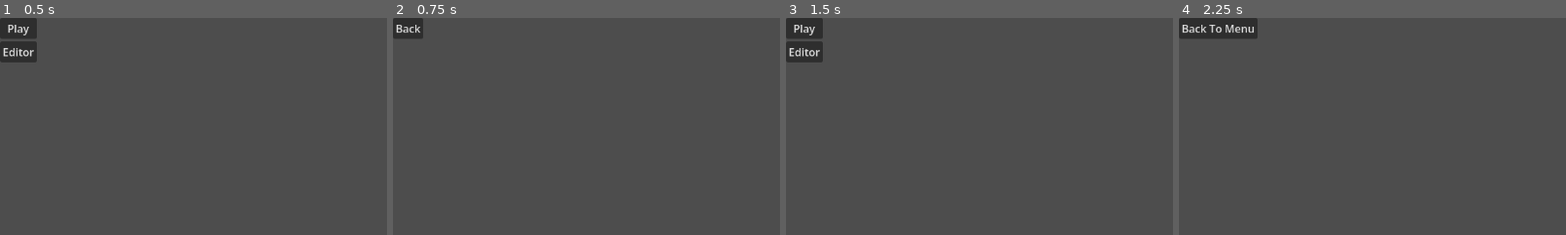
Above: before the commit, frames 1-4 (left to right).
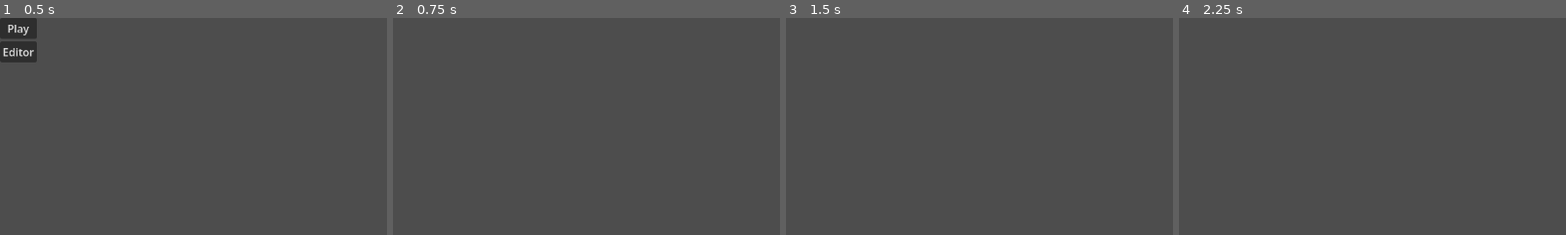
Above: after the commit, the same moments.

Repository: JoshDean599/12DI-Josh-Dean
Game: Godot game, scene res://Scenes/game_handler.tscn
Two runs of this game, one before a commit and one after it. Both use one fixed random seed, a clock stepped at 60 frames per second and the inputs below. The engine's default icon, where the game draws it, is replaced by a stand-in: a white triangle on a blue panel in a dark square.
Inputs (mouse positions are % of the whole screen's width and height, from its top left):
- Up to frame 1 (0.5 s): no input
- Up to frame 2 (0.75 s): click "Editor" at 0.5 s
- Up to frame 3 (1.5 s): click (2, 2) at 1.25 s, where only the run before the commit has a clickable "Back"
- Up to frame 4 (2.25 s): click (2, 2) at 2 s, where only the run before the commit has a clickable "Play"
The pictures show only the part of the screen within x 0-50%, y 0-50%; the shares and areas given below are measured in that part.

Frame 1 is identical in both runs. In frame 2, 0.7% of the frame differs, in the area x 0-8%, y 0-10%; in frame 3, 1.7%; in frame 4, 1.7%, in the area x 0-21%, y 0-10%.

Commit message:
4_21_26

Diff:
--- /dev/null
+++ b/rhythm-game-project/Scenes/Objects/editor_note.gd
@@ -0,0 +1,59 @@
+extends Sprite2D
+
+const GRID_SIZE: Vector2 = Vector2(100, 100)
+var dragging = false
+var draggedOffset = Vector2.ZERO #Offset
+
+const doubleClickThreshold = 0.2
+var lastClickTime = 0.0
+@onready var clickTimer = $ClickDetector/Timer
+
+var noteType: int = 1
+var noteTypes = 1
+
+var GridLockKeyPress = false
+func _unhandled_input(event: InputEvent) -> void:
+	if event is InputEventKey:
+		GridLockKeyPress = event.keycode == KEY_SPACE
+
+func _process(_delta: float) -> void:
+	if dragging:
+		if GridLockKeyPress:
+			position = (get_global_mouse_position() - draggedOffset).snapped(GRID_SIZE)
+		else:
+			position = get_global_mouse_position() - draggedOffset
+		var intName = int(name)
+		if intName > 1:
+			var lowerNote = get_parent().get_node(str(intName - 1))
+			if lowerNote && position.x < lowerNote.position.x:
+				var newName = lowerNote.name
+				lowerNote.name = "PlaceHolderName"
+				name = newName
+				lowerNote.name = name
+		if intName < get_parent().get_children().size():
+			var upperNote = get_parent().get_node(str(intName + 1))
+			if upperNote && position.x > upperNote.position.x:
+				var newName = name
+				name = "PlaceHolderName"
+				upperNote.name = newName
+				name = upperNote.name
+
+func _on_click_detector_button_down() -> void:
+	dragging = true
+	draggedOffset  = get_global_mouse_position() - global_position
+
+	var currentTime = Time.get_ticks_msec() / 1000.0
+	if currentTime - lastClickTime <= doubleClickThreshold:
+		clickTimer.stop()
+		change_note_type()
+	else:
+		clickTimer.start(doubleClickThreshold)
+	lastClickTime = currentTime
+
+func _on_click_detector_button_up() -> void:
+	dragging = false
+
+func change_note_type() -> void:
+	noteType += 1
+	if noteType > noteTypes:
+		noteType = 1
--- /dev/null
+++ b/rhythm-game-project/Scenes/Objects/editor_note.tscn
@@ -0,0 +1,20 @@
+[gd_scene format=3 uid="uid://b1yqo56kgieyn"]
+
+[ext_resource type="Texture2D" uid="uid://43s0ilqd1cce" path="res://icon.svg" id="1_2tup1"]
+[ext_resource type="Script" uid="uid://bm038u73d51nl" path="res://Scenes/Objects/editor_note.gd" id="2_mygmu"]
+
+[node name="EditorNote" type="Sprite2D" unique_id=1017318853]
+texture = ExtResource("1_2tup1")
+script = ExtResource("2_mygmu")
+
+[node name="ClickDetector" type="Button" parent="." unique_id=1928441587]
+self_modulate = Color(1, 1, 1, 0)
+offset_left = -64.0
+offset_top = -64.0
+offset_right = 64.0
+offset_bottom = 64.0
+
+[node name="Timer" type="Timer" parent="ClickDetector" unique_id=900252859]
+
+[connection signal="button_down" from="ClickDetector" to="." method="_on_click_detector_button_down"]
+[connection signal="button_up" from="ClickDetector" to="." method="_on_click_detector_button_up"]
--- a/rhythm-game-project/Scenes/Objects/menu_button.gd
+++ b/rhythm-game-project/Scenes/Objects/menu_button.gd
@@ -5,16 +5,6 @@
 @export var scene = ""
 @export var song = ""
 
-# Called when the node enters the scene tree for the first time.
-func _ready() -> void:
-	pass # Replace with function body.
-
-
-# Called every frame. 'delta' is the elapsed time since the previous frame.
-func _process(delta: float) -> void:
-	pass
-
-
 func _on_pressed() -> void:
 	if song != "":
 		pass
--- a/rhythm-game-project/Scenes/Objects/note_handler.gd
+++ b/rhythm-game-project/Scenes/Objects/note_handler.gd
@@ -26,7 +26,6 @@
 	if inputEvent.is_echo() or keyQueue.size() <= 0:
 		return
 	if inputEvent.pressed:
-		visible = false
 		var keyToPop = keyQueue.pop_front()
 		var distanceFromPass = abs(keyToPop.passedPosition - keyToPop.global_position.x)
 		# Get score type
@@ -39,8 +38,6 @@
 			Signals.IncrimentScore.emit(scores[scoreType].score)
 
 		keyToPop.queue_free()
-	else:
-		visible = true
 
 # Called every frame. 'delta' is the elapsed time since the previous frame.
 func _process(delta: float) -> void:
@@ -62,6 +59,8 @@
 	keyQueue.push_back(noteInstance)
 
 func _on_random_timer_timeout() -> void:
+	if not get_parent().Active:
+		return
 	create_falling_key()
 	$RandomSpawnTimer.wait_time = randf_range(0.4, 3)
 	$RandomSpawnTimer.start()
--- /dev/null
+++ b/rhythm-game-project/Scenes/UI/editor.gd
@@ -0,0 +1,11 @@
+extends Node2D
+
+var Note = preload("res://Scenes/Objects/editor_note.tscn")
+
+func _on_add_note_pressed() -> void:
+	createNewNote()
+
+func createNewNote() -> void:
+	var newNote = Note.instantiate()
+	$Notes.add_child(newNote)
+	newNote.name = str($Notes.get_children().size())
--- /dev/null
+++ b/rhythm-game-project/Scenes/UI/editor.tscn
@@ -0,0 +1,8 @@
+[gd_scene format=3 uid="uid://brfyccsgwq6rl"]
+
+[ext_resource type="Script" uid="uid://i5pwojav548r" path="res://Scenes/UI/editor.gd" id="1_wqabg"]
+
+[node name="Editor" type="Node2D" unique_id=219707909]
+script = ExtResource("1_wqabg")
+
+[node name="Notes" type="Node2D" parent="." unique_id=443945100]
--- /dev/null
+++ b/rhythm-game-project/Scenes/UI/editor_ui.tscn
@@ -0,0 +1,43 @@
+[gd_scene format=3 uid="uid://bpak8cu7s8c4u"]
+
+[ext_resource type="PackedScene" uid="uid://yly3t63ywdvf" path="res://Scenes/Objects/menu_button.tscn" id="1_n2sk2"]
+
+[node name="EditorUI" type="Control" unique_id=777437952]
+layout_mode = 3
+anchors_preset = 15
+anchor_right = 1.0
+anchor_bottom = 1.0
+grow_horizontal = 2
+grow_vertical = 2
+
+[node name="MarginContainer" type="MarginContainer" parent="." unique_id=749580239]
+layout_mode = 0
+offset_left = 1010.0
+offset_top = 6.0
+offset_right = 1150.0
+offset_bottom = 47.0
+theme_override_constants/margin_left = 5
+theme_override_constants/margin_top = 5
+theme_override_constants/margin_right = 5
+theme_override_constants/margin_bottom = 5
+
+[node name="HBoxContainer" type="HBoxContainer" parent="MarginContainer" unique_id=1212710115]
+layout_mode = 2
+
+[node name="Back" parent="MarginContainer/HBoxContainer" unique_id=915282483 instance=ExtResource("1_n2sk2")]
+layout_mode = 2
+text = "Back
+"
+scene = "MainMenu"
+
+[node name="Add Note" type="Button" parent="MarginContainer/HBoxContainer" unique_id=1018284153]
+layout_mode = 2
+text = "Add Note"
+
+[node name="HScrollBar" type="HScrollBar" parent="." unique_id=868580675]
+layout_mode = 0
+offset_left = 24.0
+offset_top = 608.0
+offset_right = 1131.0
+offset_bottom = 631.0
+allow_greater = true
--- /dev/null
+++ b/rhythm-game-project/Scenes/UI/game_ui.tscn
@@ -0,0 +1,20 @@
+[gd_scene format=3 uid="uid://d1gmbbp12rqom"]
+
+[ext_resource type="PackedScene" uid="uid://yly3t63ywdvf" path="res://Scenes/Objects/menu_button.tscn" id="1_3fiko"]
+
+[node name="GameUI" type="Control" unique_id=1148523615]
+layout_mode = 3
+anchors_preset = 15
+anchor_right = 1.0
+anchor_bottom = 1.0
+grow_horizontal = 2
+grow_vertical = 2
+
+[node name="CanvasLayer" type="CanvasLayer" parent="." unique_id=1309899354]
+
+[node name="MenuButton" parent="CanvasLayer" unique_id=915282483 instance=ExtResource("1_3fiko")]
+offset_left = 1111.0
+offset_right = 1153.0
+offset_bottom = 31.0
+text = "Quit"
+scene = "MainMenu"
--- /dev/null
+++ b/rhythm-game-project/Scenes/UI/main_menu.tscn
@@ -0,0 +1,26 @@
+[gd_scene format=3 uid="uid://cn5ke53ctln4g"]
+
+[ext_resource type="PackedScene" uid="uid://yly3t63ywdvf" path="res://Scenes/Objects/menu_button.tscn" id="1_5wsvm"]
+
+[node name="MainMenu" type="Node2D" unique_id=138775141]
+
+[node name="UI" type="Control" parent="." unique_id=847308586]
+layout_mode = 3
+anchors_preset = 0
+offset_right = 40.0
+offset_bottom = 40.0
+
+[node name="VBoxContainer" type="VBoxContainer" parent="UI" unique_id=407708767]
+layout_mode = 0
+offset_right = 55.0
+offset_bottom = 66.0
+
+[node name="MenuButton" parent="UI/VBoxContainer" unique_id=915282483 instance=ExtResource("1_5wsvm")]
+layout_mode = 2
+text = "Play"
+scene = "Game"
+
+[node name="MenuButton2" parent="UI/VBoxContainer" unique_id=2002312805 instance=ExtResource("1_5wsvm")]
+layout_mode = 2
+text = "Editor"
+scene = "Editor"
--- /dev/null
+++ b/rhythm-game-project/Scenes/UI/song_select_menu.tscn
@@ -0,0 +1,21 @@
+[gd_scene format=3 uid="uid://bg175aob5y2tp"]
+
+[ext_resource type="PackedScene" uid="uid://yly3t63ywdvf" path="res://Scenes/Objects/menu_button.tscn" id="1_1c02k"]
+
+[node name="SongSelectMenu" type="Node2D" unique_id=1066264214]
+
+[node name="UI" type="Control" parent="." unique_id=2060740579]
+layout_mode = 3
+anchors_preset = 0
+offset_right = 40.0
+offset_bottom = 40.0
+
+[node name="VBoxContainer" type="VBoxContainer" parent="UI" unique_id=797838652]
+layout_mode = 0
+offset_right = 40.0
+offset_bottom = 40.0
+
+[node name="MenuButton" parent="UI/VBoxContainer" unique_id=915282483 instance=ExtResource("1_1c02k")]
+layout_mode = 2
+text = "Back"
+scene = "MainMenu"
--- /dev/null
+++ b/rhythm-game-project/Scenes/game.gd
@@ -0,0 +1,10 @@
+extends Node2D
+
+var Active = false
+
+func _on_visibility_changed() -> void:
+	Active = visible
+	$GameUI/CanvasLayer.visible = visible
+
+	if visible:
+		$Camera2D.make_current()
--- a/rhythm-game-project/Scenes/game.tscn
+++ b/rhythm-game-project/Scenes/game.tscn
@@ -1,12 +1,24 @@
 [gd_scene format=3 uid="uid://cj67nllhspea5"]
 
 [ext_resource type="PackedScene" uid="uid://2iriodn8taii" path="res://Scenes/Objects/note_handler.tscn" id="1_qxrlw"]
-[ext_resource type="PackedScene" uid="uid://ix7elmc0cgg6" path="res://Scenes/game_ui.tscn" id="2_wrm1d"]
+[ext_resource type="Script" uid="uid://dymj5kx5woj8y" path="res://Scenes/game.gd" id="1_wrm1d"]
+[ext_resource type="PackedScene" uid="uid://d1gmbbp12rqom" path="res://Scenes/UI/game_ui.tscn" id="3_wrm1d"]
 
 [node name="Game" type="Node2D" unique_id=1834466343]
+script = ExtResource("1_wrm1d")
 
 [node name="Notes" type="Node2D" parent="." unique_id=1173213337]
 
 [node name="NoteHandler" parent="." unique_id=1143384118 instance=ExtResource("1_qxrlw")]
+position = Vector2(55, -376.99997)
 
-[node name="GameUI" parent="." unique_id=1691723260 instance=ExtResource("2_wrm1d")]
+[node name="Camera2D" type="Camera2D" parent="." unique_id=495846435]
+position = Vector2(576, -375)
+
+[node name="GameUI" parent="." unique_id=1148523615 instance=ExtResource("3_wrm1d")]
+offset_left = 1080.0
+offset_top = 91.0
+offset_right = 1080.0
+offset_bottom = 91.0
+
+[connection signal="visibility_changed" from="." to="." method="_on_visibility_changed"]
--- a/rhythm-game-project/Scenes/game_handler.gd
+++ b/rhythm-game-project/Scenes/game_handler.gd
@@ -6,19 +6,16 @@
 @export var BASEPATH = "res://SongMaps/"
 var song = ""
 
-var currentScene = "UI/MainMenu"
+var currentScene = "MainMenu"
 
 func change_scene(newScene: String):
 	if get_node(newScene):
+		if not $Camera2D.is_current():
+			$Camera2D.make_current()
+
 		get_node(currentScene).visible = false
 		get_node(newScene).visible = true
 		currentScene = newScene
+
 	else:
 		print("Unable to find the new Scene, ignoring")
-
-
-func _on_editor_visibility_changed() -> void:
-	if $Editor.visible:
-		$UI/EditorUI.visible = true
-	else:
-		$UI/EditorUI.visible = false
--- a/rhythm-game-project/Scenes/game_handler.tscn
+++ b/rhythm-game-project/Scenes/game_handler.tscn
@@ -1,63 +1,24 @@
 [gd_scene format=3 uid="uid://daqiwigqbm0ps"]
 
-[ext_resource type="Script" uid="uid://c1bf7f00to41u" path="res://Scenes/game_handler.gd" id="1_aqcph"]
-[ext_resource type="PackedScene" uid="uid://yly3t63ywdvf" path="res://Scenes/Objects/menu_button.tscn" id="4_plgud"]
+[ext_resource type="Script" uid="uid://c1bf7f00to41u" path="res://Scenes/game_handler.gd" id="1_67dt7"]
+[ext_resource type="PackedScene" uid="uid://cn5ke53ctln4g" path="res://Scenes/UI/main_menu.tscn" id="2_6p44q"]
+[ext_resource type="PackedScene" uid="uid://bg175aob5y2tp" path="res://Scenes/UI/song_select_menu.tscn" id="3_s2oaq"]
+[ext_resource type="PackedScene" uid="uid://brfyccsgwq6rl" path="res://Scenes/UI/editor.tscn" id="4_g4kyx"]
+[ext_resource type="PackedScene" uid="uid://cj67nllhspea5" path="res://Scenes/game.tscn" id="5_plgud"]
 
 [node name="GameHandler" type="Node2D" unique_id=148766306]
-script = ExtResource("1_aqcph")
+script = ExtResource("1_67dt7")
 
-[node name="Camera2D" type="Camera2D" parent="." unique_id=90201655]
+[node name="Camera2D" type="Camera2D" parent="." unique_id=857838341]
+position = Vector2(576, 324)
 
-[node name="UI" type="CanvasLayer" parent="." unique_id=225502723]
+[node name="MainMenu" parent="." unique_id=997948256 instance=ExtResource("2_6p44q")]
 
-[node name="MainMenu" type="Control" parent="UI" unique_id=1476049812]
-layout_mode = 3
-anchors_preset = 0
-offset_right = 40.0
-offset_bottom = 40.0
-
-[node name="VBoxContainer" type="VBoxContainer" parent="UI/MainMenu" unique_id=1313774683]
-layout_mode = 0
-offset_right = 40.0
-offset_bottom = 40.0
-
-[node name="Play" parent="UI/MainMenu/VBoxContainer" unique_id=1233891421 instance=ExtResource("4_plgud")]
-layout_mode = 2
-text = "Play"
-scene = "UI/SongSelectMenu"
-
-[node name="Editor" parent="UI/MainMenu/VBoxContainer" unique_id=915282483 instance=ExtResource("4_plgud")]
-layout_mode = 2
-text = "Editor"
-scene = "Editor"
-
-[node name="SongSelectMenu" type="Control" parent="UI" unique_id=1526889062]
-visible = false
-layout_mode = 3
-anchors_preset = 0
-offset_right = 40.0
-offset_bottom = 40.0
-
-[node name="Back" parent="UI/SongSelectMenu" unique_id=568643555 instance=ExtResource("4_plgud")]
-layout_mode = 0
-offset_right = 117.0
-offset_bottom = 31.0
-text = "Back To Menu"
-scene = "UI/MainMenu"
-
-[node name="EditorUI" type="Control" parent="UI" unique_id=740661]
-visible = false
-layout_mode = 3
-anchors_preset = 0
-offset_right = 40.0
-offset_bottom = 40.0
-
-[node name="Back" parent="UI/EditorUI" unique_id=1789114603 instance=ExtResource("4_plgud")]
-layout_mode = 0
-text = "Back"
-scene = "UI/MainMenu"
-
-[node name="Editor" type="Node2D" parent="." unique_id=1970925052]
+[node name="SongSelectMenu" parent="." unique_id=1066264214 instance=ExtResource("3_s2oaq")]
 visible = false
 
-[connection signal="visibility_changed" from="Editor" to="." method="_on_editor_visibility_changed"]
+[node name="Editor" parent="." unique_id=219707909 instance=ExtResource("4_g4kyx")]
+visible = false
+
+[node name="Game" parent="." unique_id=1834466343 instance=ExtResource("5_plgud")]
+visible = false
--- a/rhythm-game-project/Scenes/game_ui.gd
+++ /dev/null
@@ -1,11 +0,0 @@
-extends Control
-
-var score: int = 0
-
-# Called when the node enters the scene tree for the first time.
-func _ready() -> void:
-	get_parent().get_parent().connect("IncrimentScore", IncrimentScore)
-
-func IncrimentScore(incr: int):
-	score += incr
-	$CanvasLayer/ScoreLabel.text = str(score) + " pts"
--- a/rhythm-game-project/Scenes/game_ui.tscn
+++ /dev/null
@@ -1,18 +0,0 @@
-[gd_scene format=3 uid="uid://ix7elmc0cgg6"]
-
-[ext_resource type="Script" uid="uid://kclf7voo47e1" path="res://Scenes/game_ui.gd" id="1_gek4i"]
-
-[node name="GameUI" type="Control" unique_id=1691723260]
-layout_mode = 3
-anchors_preset = 15
-anchor_right = 1.0
-anchor_bottom = 1.0
-grow_horizontal = 2
-grow_vertical = 2
-script = ExtResource("1_gek4i")
-
-[node name="CanvasLayer" type="CanvasLayer" parent="." unique_id=986603575]
-
-[node name="ScoreLabel" type="RichTextLabel" parent="CanvasLayer" unique_id=2135072520]
-offset_right = 208.0
-offset_bottom = 40.0
--- /dev/null
+++ b/rhythm-game-project/Scenes/main.tscn
@@ -0,0 +1,3 @@
+[gd_scene format=3 uid="uid://b5ll0ls3ghafl"]
+
+[node name="Main" type="Node" unique_id=813610350]
--- /dev/null
+++ b/rhythm-game-project/Scripts/scene_change_handler.gd
@@ -0,0 +1,5 @@
+extends Node
+
+func change_scene(NewScene: String):
+
+	pass
--- /dev/null
+++ b/rhythm-game-project/Scripts/scene_change_handler.tscn
@@ -0,0 +1,6 @@
+[gd_scene format=3 uid="uid://da02q5dgb17sf"]
+
+[ext_resource type="Script" uid="uid://b0a16mablf1j2" path="res://Scripts/scene_change_handler.gd" id="1_hemj2"]
+
+[node name="SceneChangeHandler" type="Node" unique_id=1409211564]
+script = ExtResource("1_hemj2")
--- a/rhythm-game-project/project.godot
+++ b/rhythm-game-project/project.godot
@@ -19,6 +19,20 @@
 
 Signals="*uid://d10ru1xhjeewd"
 
+[input]
+
+ui_accept={
+"deadzone": 0.5,
+"events": [Object(InputEventKey,"resource_local_to_scene":false,"resource_name":"","device":0,"window_id":0,"alt_pressed":false,"shift_pressed":false,"ctrl_pressed":false,"meta_pressed":false,"pressed":false,"keycode":4194309,"physical_keycode":0,"key_label":0,"unicode":0,"location":0,"echo":false,"script":null)
+, Object(InputEventKey,"resource_local_to_scene":false,"resource_name":"","device":0,"window_id":0,"alt_pressed":false,"shift_pressed":false,"ctrl_pressed":false,"meta_pressed":false,"pressed":false,"keycode":4194310,"physical_keycode":0,"key_label":0,"unicode":0,"location":0,"echo":false,"script":null)
+]
+}
+ui_select={
+"deadzone": 0.5,
+"events": [Object(InputEventJoypadButton,"resource_local_to_scene":false,"resource_name":"","device":-1,"button_index":3,"pressure":0.0,"pressed":false,"script":null)
+]
+}
+
 [physics]
 
 3d/physics_engine="Jolt Physics"
Not shown, added: rhythm-game-project/Scenes/Objects/editor_note.gd.uid
Not shown, added: rhythm-game-project/Scenes/UI/editor.gd.uid
Not shown, removed: rhythm-game-project/Scenes/editor.gd.uid
Not shown, added: rhythm-game-project/Scenes/game.gd.uid
Not shown, removed: rhythm-game-project/Scenes/game_ui.gd.uid
Not shown, added: rhythm-game-project/Scripts/scene_change_handler.gd.uid
Not shown, changed: Project Timeline.gantt
